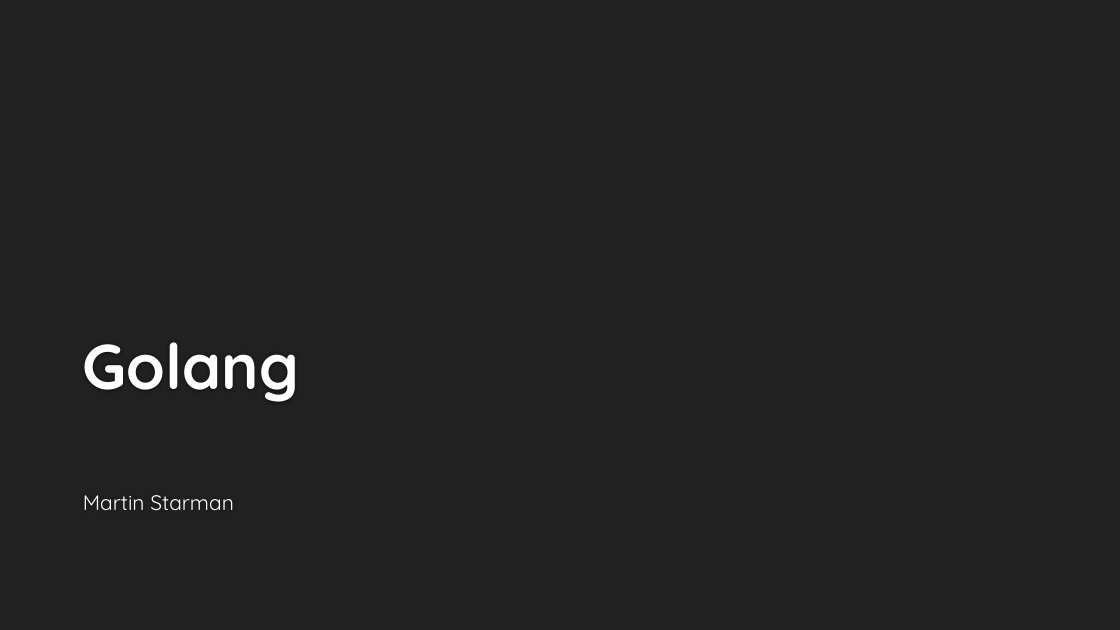
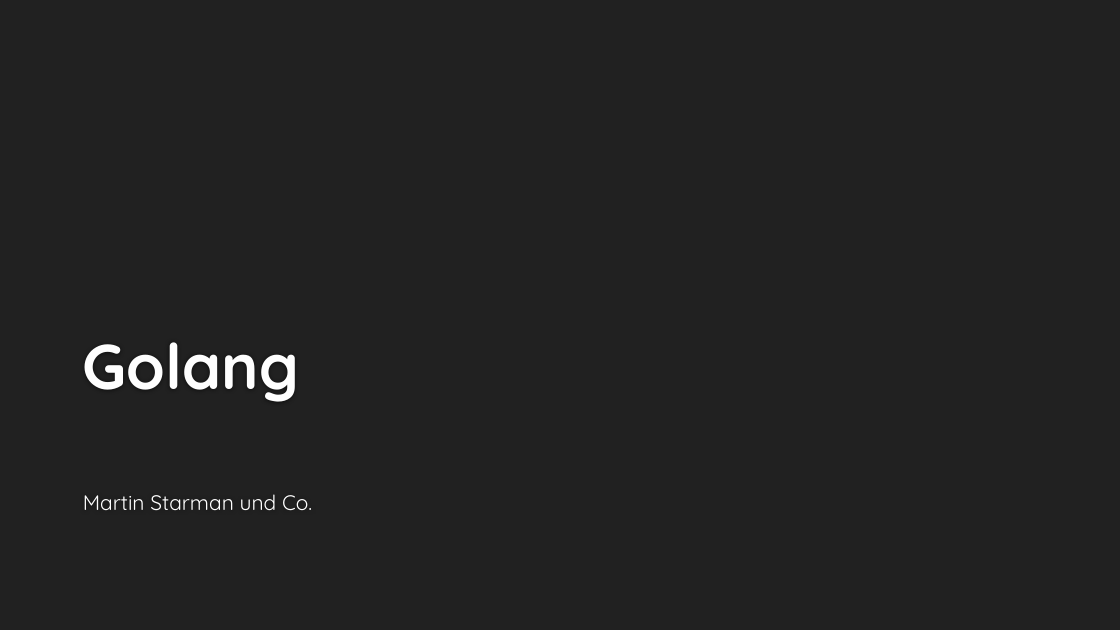
Before and after one commit to informatik-mannheim/iws_golang, a slide deck: slide 1 of presentation/Golang.pptx. Drawn at 1120x630 pixels with LibreOffice and Linux fonts; fonts in the diff are those of the drawing; background and template pictures are left out. Boxes give left, top, right and bottom in pixels: in the first picture for what was removed or moved away, otherwise in the second. Text is boxed around its words. In the diff, an @@ line names an element or a change of style, - is before the commit and + after.

Commit message:
fixes

```diff
--- a/presentation/Golang.pptx
+++ b/presentation/Golang.pptx
@@ subtitle at box(83, 494, 312, 510): text changed @@
-Martin Starman
+Martin Starman und Co.
```
